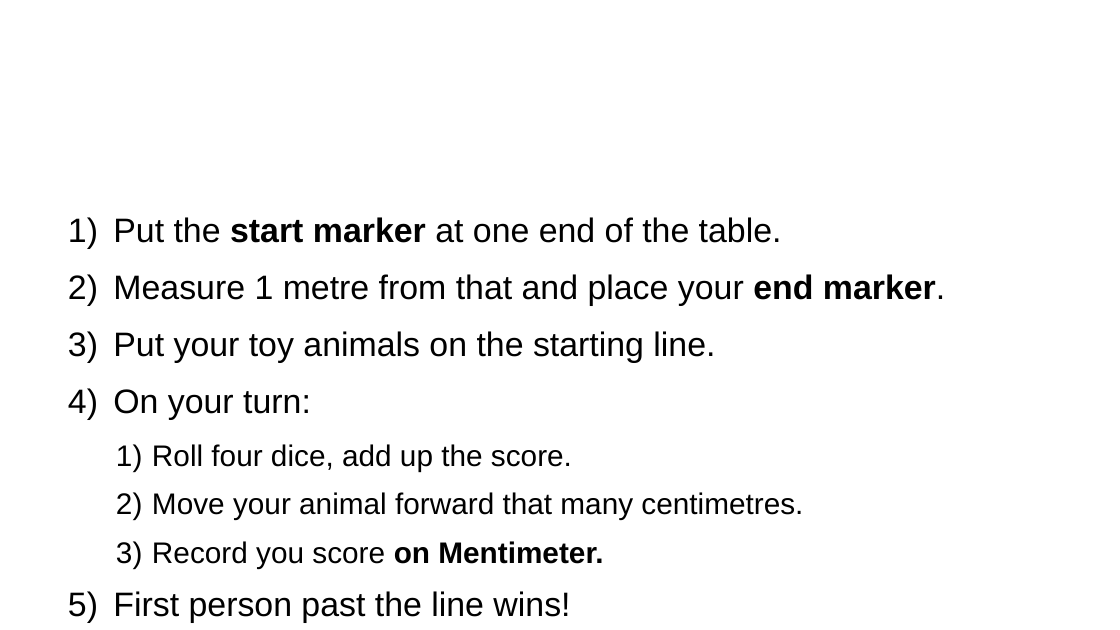
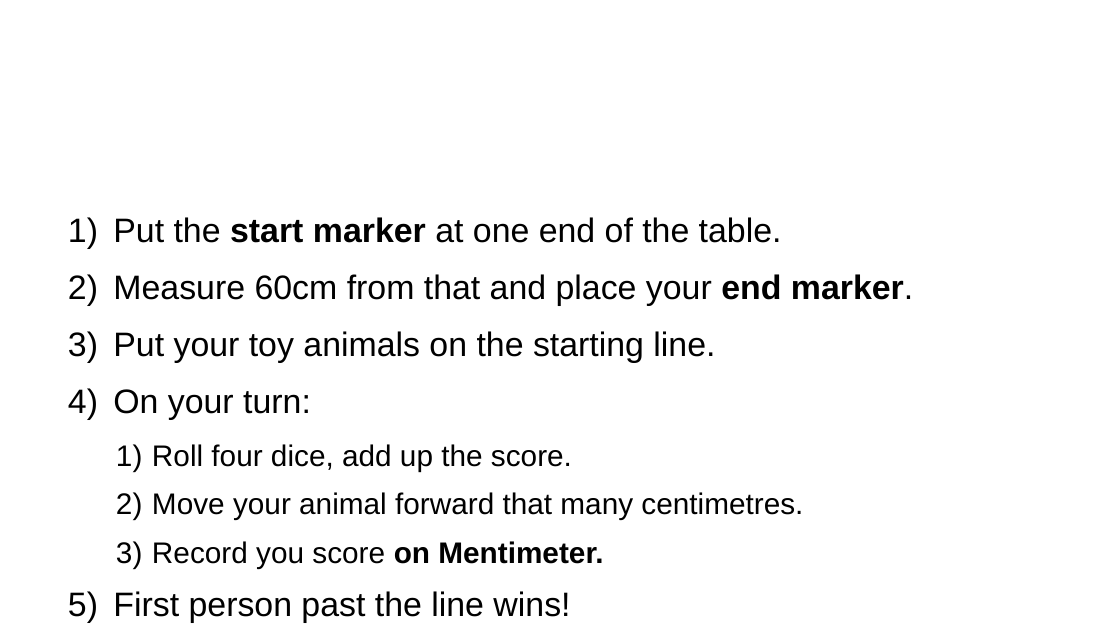
Before and after one commit to ajwills72/critical-thinking, a slide deck: slide 3 of src/distributions-samples.odp. Drawn at 1120x630 pixels with LibreOffice and Linux fonts; fonts in the diff are those of the drawing; background and template pictures are left out. Boxes give left, top, right and bottom in pixels: in the first picture for what was removed or moved away, otherwise in the second. Text is boxed around its words. In the diff, an @@ line names an element or a change of style, - is before the commit and + after.

```diff
--- a/src/distributions-samples.odp
+++ b/src/distributions-samples.odp
@@ text at <box>113,274,913,306</box>: text changed @@
-2) Measure 1 metre from that and place your end marker.
+2) Measure 60cm from that and place your end marker.
```
Also in this commit, not shown: 1 other file.
